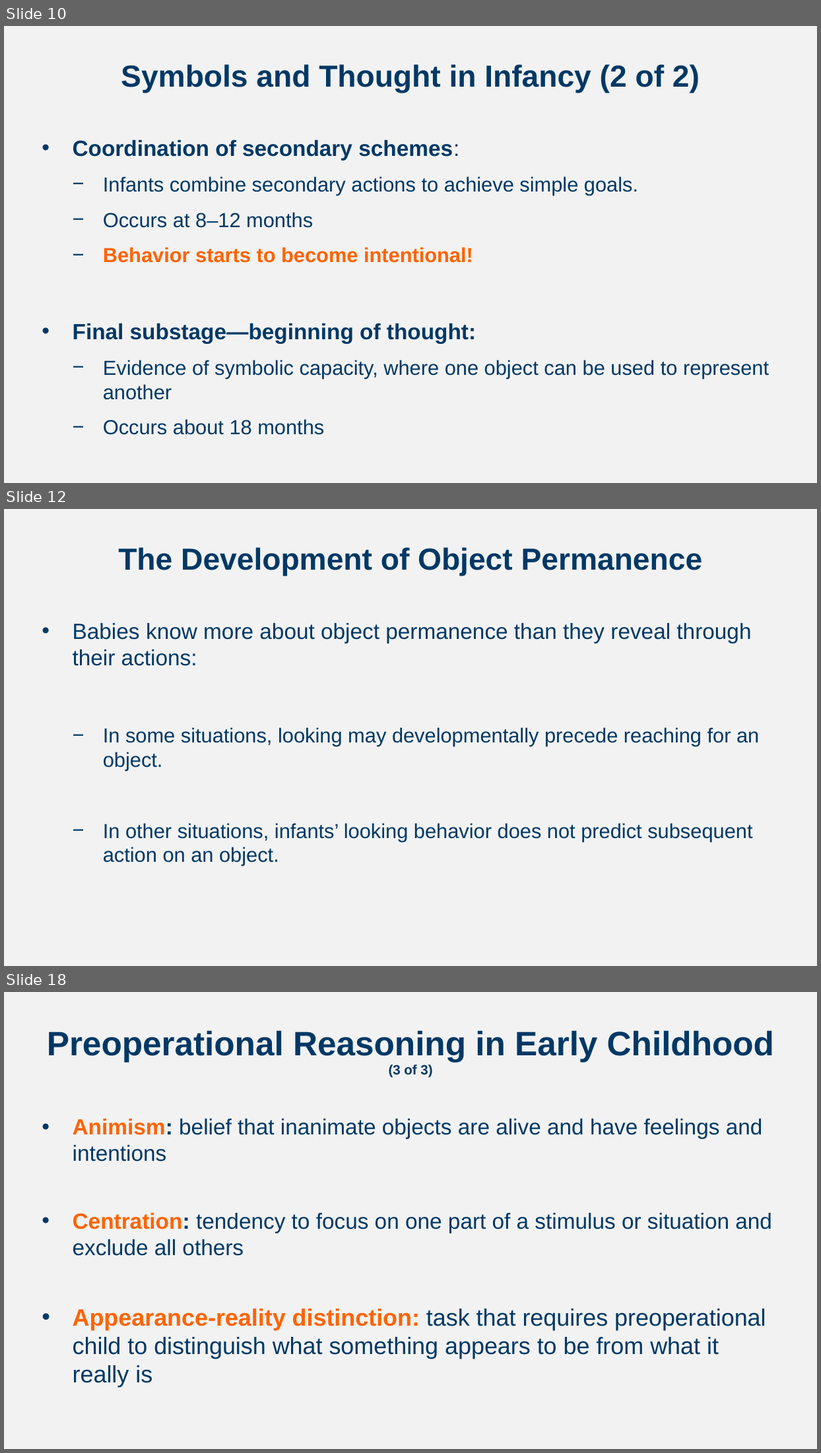
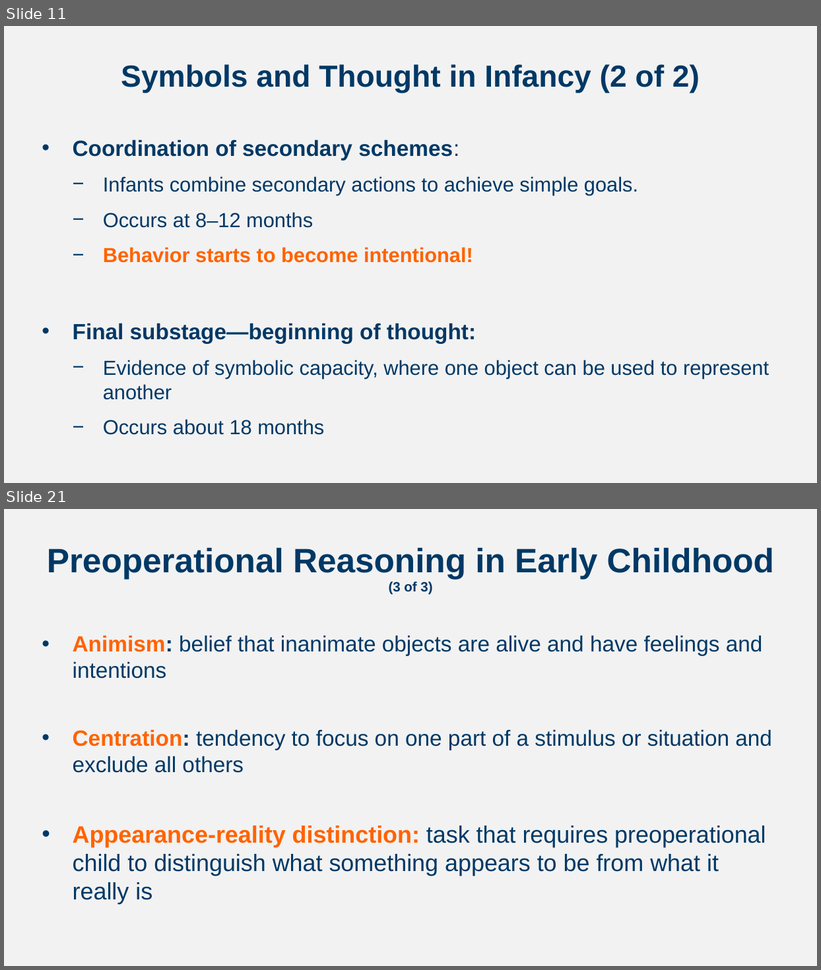
Before and after one commit to npm27/Teaching-Materials, a slide deck: Developmental Fall 23/Slides/Chapter 6.pptx. Shown one above the other, each under a label of ours: slides 10, 12 and 18 before the commit, slides 11 and 21 after it; the slides between them are not shown. The pictures are 821x1453 and 821x970 pixels, drawn with LibreOffice and Linux fonts; fonts in the diff are those of the drawing. Boxes give left, top, right and bottom in pixels: in the first picture for what was removed or moved away, otherwise in the second. Text is boxed around its words. In the diff, an @@ line names an element or a change of style, - is before the commit and + after.

```diff
--- a/Developmental Fall 23/Slides/Chapter 6.pptx
+++ b/Developmental Fall 23/Slides/Chapter 6.pptx
@@ slide 12 removed at <box>4,509,817,966</box>, background #F2F2F2 @@
@@ title removed at <box>118,547,703,576</box> @@
-The Development of Object Permanence
@@ text removed at <box>73,623,759,866</box> @@
-• Babies know more about object permanence than they reveal through their actions:
-  − In some situations, looking may developmentally precede reaching for an object.
-  − In other situations, infants’ looking behavior does not predict subsequent action on an object.
@@ what was slide 10 is now slide 11 @@
@@ what was slide 18 is now slide 21 @@
```
Also in this commit, not shown: 10 slides changed, 4 slides added, 1 other file.
